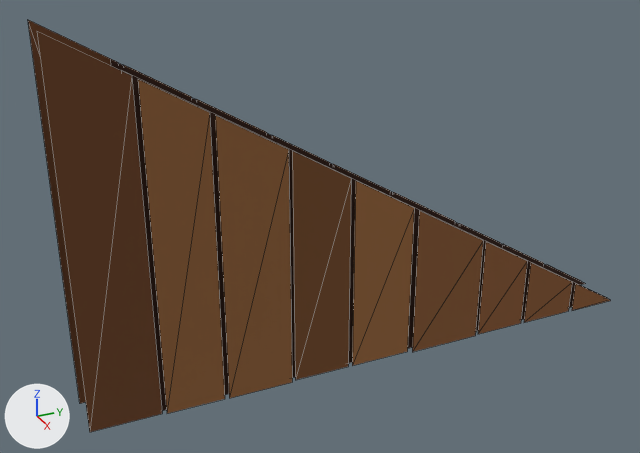
One commit to the glTF model houses/wall-timber-gable-l.glb: the scene before it, then after it.
Before and after are seen from a camera (50 mm lens) standing at (1.766, -0.758, 0.937) and looking at (0.436, -0.16, 0.272). The lights are fixed; the arrows at lower left show +X, +Y and +Z. The first picture is the older version. Mesh edges are drawn as thin lines. Vertices at exactly the same position are counted once.

Names of what the first picture shows: 'wall-timber-gable-l'.
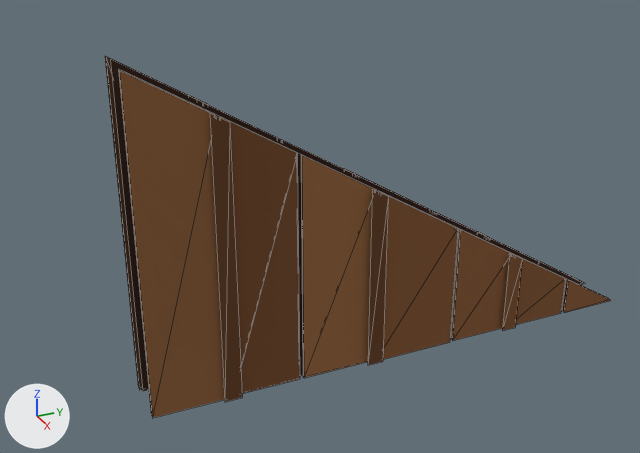
Location of each change, (x1, y1, x2, y2) in pixels of the pictures (640 x 453 px):
'wall-timber-gable-l', reshaped (13% narrower, 12% shorter)
    before: (28, 20, 610, 432)
    after: (105, 56, 610, 418)
part 1 of me_wall_timber_gable_l, rebuilt
    before: (123, 65, 192, 98)
    after: (105, 56, 197, 388)
part 2 of me_wall_timber_gable_l, rebuilt
    before: (196, 99, 267, 133)
    after: (209, 105, 269, 134)
part 3 of me_wall_timber_gable_l, rebuilt
    before: (352, 181, 414, 366)
    after: (379, 192, 454, 227)
part 4 of me_wall_timber_gable_l, rebuilt
    before: (524, 263, 572, 322)
    after: (515, 256, 565, 325)
part 5 of me_wall_timber_gable_l, rebuilt (25% wider)
    before: (292, 151, 351, 380)
    after: (302, 156, 376, 378)
part 6 of me_wall_timber_gable_l, rebuilt (20% wider, 20% taller)
    before: (478, 242, 527, 334)
    after: (452, 230, 511, 341)
part 7 of me_wall_timber_gable_l, rebuilt
    before: (215, 116, 292, 398)
    after: (220, 118, 300, 393)
part 8 of me_wall_timber_gable_l, rebuilt (22% wider)
    before: (138, 79, 225, 413)
    after: (119, 71, 225, 418)
part 9 of me_wall_timber_gable_l, rebuilt (8% wider, 18% taller)
    before: (412, 211, 483, 352)
    after: (381, 193, 458, 359)
part 10 of me_wall_timber_gable_l, deleted
    before: (28, 20, 118, 404)
part 11 of me_wall_timber_gable_l, cut back
    before: (37, 32, 162, 432)
    after: (106, 57, 388, 415)
part 12 of me_wall_timber_gable_l, built on
    before: (548, 265, 610, 310)
    after: (437, 213, 610, 339)

The change, as a diff of the scene's bpy script:
```diff
--- a/houses/wall-timber-gable-l.glb.py
+++ b/houses/wall-timber-gable-l.glb.py
@@ me_wall_timber_gable_l @@
 # used by ob_wall_timber_gable_l; location = (0.0, 0.0, 0.0)
-me_wall_timber_gable_l.from_pydata(...)  # 78 vertices, 38 faces; spans x 0.4..0.5, y -0.612..0.5, z 0.0..0.675
+me_wall_timber_gable_l.from_pydata(...)  # 142 vertices, 70 faces; spans x 0.394..0.506, y -0.505..0.5, z 0.0..0.61
+# me_wall_timber_gable_l part 1: the loose piece of 4 vertices spanning x 0.403, y -0.479..-0.373, z 0.0..0.594 is rebuilt with 4 vertices and now spans x 0.401, y -0.505..-0.364, z 0.0..0.61
+# me_wall_timber_gable_l part 2: the loose piece of 4 vertices spanning x 0.401, y -0.365..-0.244, z 0.0..0.525 is rebuilt with 4 vertices and now spans x 0.405, y -0.356..-0.227, z 0.0..0.52
+# me_wall_timber_gable_l part 3: the loose piece of 4 vertices spanning x 0.495, y -0.119..0.0, z 0.0..0.376 is rebuilt with 4 vertices and now spans x 0.491, y -0.072..0.093, z 0.0..0.347
+# me_wall_timber_gable_l part 4: the loose piece of 4 vertices spanning x 0.497, y 0.272..0.385, z 0.0..0.138 is rebuilt with 4 vertices and now spans x 0.497, y 0.232..0.365, z 0.0..0.162
+# me_wall_timber_gable_l part 5: the loose piece of 4 vertices spanning x 0.495, y -0.236..-0.127, z 0.0..0.447 is rebuilt with 4 vertices and now spans x 0.495, y -0.219..-0.08, z 0.0..0.436
+# me_wall_timber_gable_l part 6: the loose piece of 4 vertices spanning x 0.497, y 0.161..0.264, z 0.0..0.206 is rebuilt with 4 vertices and now spans x 0.497, y 0.101..0.224, z 0.0..0.242
+# me_wall_timber_gable_l part 7: the loose piece of 4 vertices spanning x 0.499, y -0.365..-0.244, z 0.0..0.525 is rebuilt with 4 vertices and now spans x 0.495, y -0.356..-0.227, z 0.0..0.52
+# me_wall_timber_gable_l part 8: the loose piece of 4 vertices spanning x 0.497, y -0.479..-0.373, z 0.0..0.594 is rebuilt with 4 vertices and now spans x 0.499, y -0.505..-0.364, z 0.0..0.61
+# me_wall_timber_gable_l part 9: the loose piece of 4 vertices spanning x 0.5, y 0.008..0.153, z 0.0..0.299 is rebuilt with 4 vertices and now spans x 0.5, y -0.072..0.093, z 0.0..0.347
+# me_wall_timber_gable_l part 10: the loose piece of 4 vertices spanning x 0.406, y -0.612..-0.487, z 0.0..0.675 is deleted
+# me_wall_timber_gable_l part 11: 4 vertices removed from x 0.494, y -0.612..-0.487, z 0.0..0.675; 40 vertices added at x 0.394..0.506, y -0.505..-0.06, z 0.0..0.61
+# me_wall_timber_gable_l part 12: 4 vertices removed from x 0.402..0.498, y 0.393, z 0.0..0.065; 36 vertices added at x 0.394..0.506, y 0.101..0.496, z 0.0..0.242
+# other edits to the shape of me_wall_timber_gable_l do not show in these pictures
 me_wall_timber_gable_l.materials.append(mat_roofing)
```
